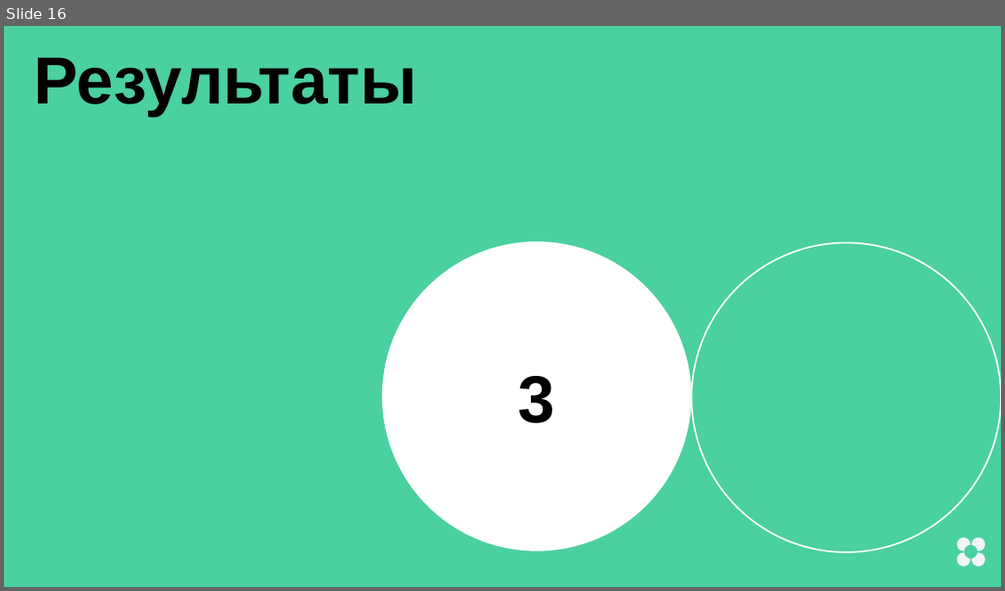
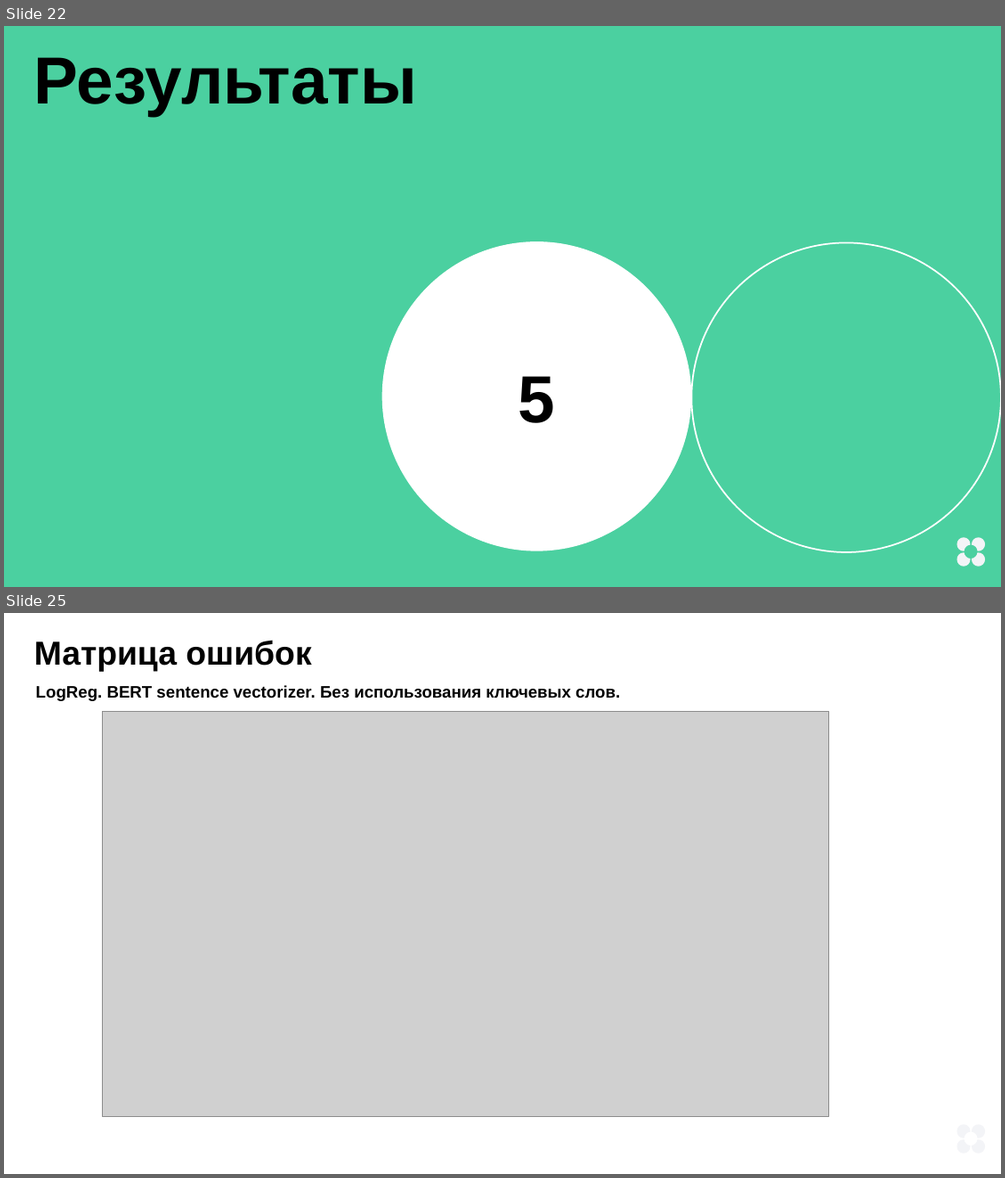
Before and after one commit to tyan/ML_learn, a slide deck: Diploma/presentation.pptx. Shown one above the other, each under a label of ours: slide 16 before the commit, slides 22 and 25 after it; the slides between them are not shown. The pictures are 1005x591 and 1005x1178 pixels, drawn with LibreOffice and Linux fonts; fonts in the diff are those of the drawing; grey boxes stand for pictures. Boxes give left, top, right and bottom in pixels: in the first picture for what was removed or moved away, otherwise in the second. Text is boxed around its words. In the diff, an @@ line names an element or a change of style, - is before the commit and + after.

```diff
--- a/Diploma/presentation.pptx
+++ b/Diploma/presentation.pptx
@@ slide 25 added at bbox=[4, 613, 1001, 1174], background #FFFFFF; not listed: 4 template elements that a slide beside it also shows @@
@@ text added at bbox=[34, 640, 311, 672], 48 pt, text #000000, bold @@
+Матрица ошибок
@@ text added at bbox=[36, 685, 620, 701], 24 pt, text #000000, bold @@
+LogReg. BERT sentence vectorizer. Без использования ключевых слов.
@@ picture added at bbox=[102, 711, 828, 1116] @@
@@ what was slide 16 is now slide 22 @@
@@ slide 22 changed as well @@
@@ text in ellipse at bbox=[518, 376, 556, 423]: text changed @@
-3
+5
```
Also in this commit, not shown: 20 other slides changed, 9 other slides added, 1 other file.
